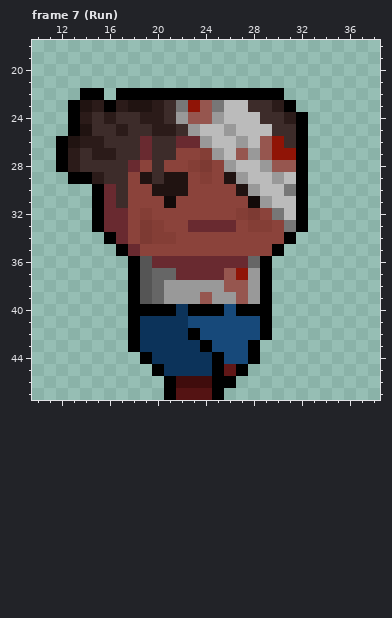
Pixel-art file -- Data/Set_02 (WIP)/Player_02.aseprite. The first picture shows the starting point.
32x32 pixels, 14 frames. Colours within 5 levels of each other are drawn and written as one. Shown: frame 7 (Run): x 10..38, y 18..47. The old version is drawn lined up with the new one, on the new canvas. The commit also changed other frames, which this record leaves out.
Now the later version:
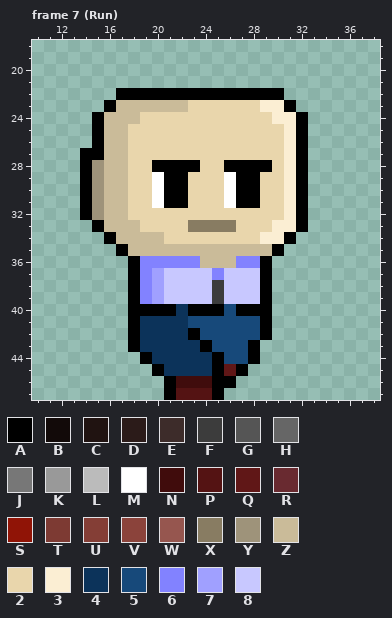
Palette (. is transparent): A #000000  B #120a09  C #201311  D #2b1b19  E #3d2c2a  F #3c3c3c  G #555555  H #666666  J #777777  K #999999  L #bbbbbb  M #ffffff  N #400c0c  P #541313  Q #601717  R #692a30  S #901406  T #7d3a33  U #843e36  V #8b433b  W #96564f  X #887c62  Y #9e937a  Z #cabb99  2 #e9d6ac  3 #fbeed3  4 #0c335a  5 #17497a  6 #8282ff  7 #a0a0ff  8 #c8c8ff
Author's note on the commit: + Add face and clothes
Changes in this commit:
canvas 32x32 -> 48x48, the old top-left corner now at 8,16
Changed rows in their new state; - is an unchanged pixel.
Frame 7 (Run):
first column x 12:
22 --..----------------
23 -...-ZZZZZZ22222233-
24 -..AZZZ2222222222233
25 -..AZZ22222222222223
26 ...AZZ22222222222223
27 ..AAZZ22222222222223
28 ..AYZZ22AAAA22AAAA23
29 -.-YZZ22MAA222MAA223
30 --AYZZ22MAA222MAA223
31 --AYZZ22MAA222MAA223
32 --AYZZ22222222222223
33 ----ZZZ2222XXXX22233
34 -----ZZZZ2222222233-
35 ------ZZZZZZZZZZZZ--
36 -------66666ZZZ66---
37 -------6788886888---
38 -------678888F888---
39 -------678888F888---
